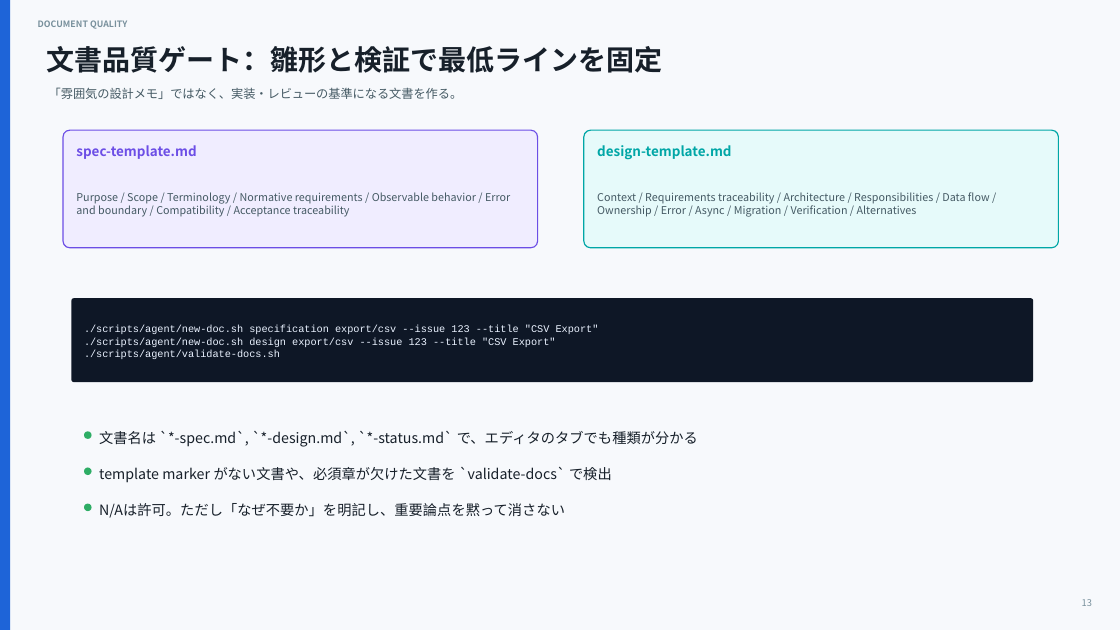
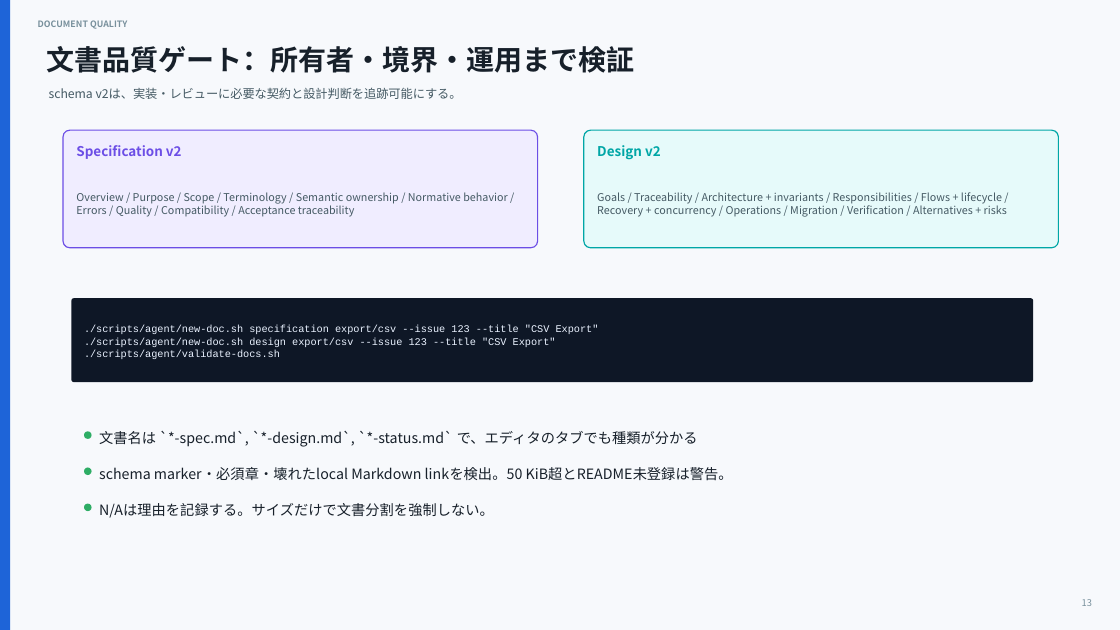
Before and after one commit to puchinya/ai-agent-project-template, a slide deck: slide 13 of docs/presentations/ai-agent-project-template-introduction.pptx. Drawn at 1120x630 pixels with LibreOffice and Linux fonts; fonts in the diff are those of the drawing. Boxes give left, top, right and bottom in pixels: in the first picture for what was removed or moved away, otherwise in the second. Text is boxed around its words. In the diff, an @@ line names an element or a change of style, - is before the commit and + after.

Commit message:
Upgrade specification and design documentation standards (#2)
* Upgrade spec and design documentation standards

* Fix documentation migration review findings

* Manage shared agent tooling spec template

```diff
--- a/docs/presentations/ai-agent-project-template-introduction.pptx
+++ b/docs/presentations/ai-agent-project-template-introduction.pptx
@@ text at [46, 46, 634, 73]: text changed @@
-文書品質ゲート：雛形と検証で最低ラインを固定
+文書品質ゲート：所有者・境界・運用まで検証
@@ text at [49, 87, 462, 99]: text changed @@
-「雰囲気の設計メモ」ではなく、実装・レビューの基準になる文書を作る。
+schema v2は、実装・レビューに必要な契約と設計判断を追跡可能にする。
@@ text at [76, 145, 182, 159]: text changed @@
-spec-template.md
+Specification v2
@@ text at [597, 145, 661, 160]: text changed @@
-design-template.md
+Design v2
@@ text at [76, 192, 508, 217]: text changed @@
-Purpose / Scope / Terminology / Normative requirements / Observable behavior / Error and boundary / Compatibility / Acceptance traceability
+Overview / Purpose / Scope / Terminology / Semantic ownership / Normative behavior / Errors / Quality / Compatibility / Acceptance traceability
@@ text at [597, 192, 1007, 217]: text changed @@
-Context / Requirements traceability / Architecture / Responsibilities / Data flow / Ownership / Error / Async / Migration / Verification / Alternatives
+Goals / Traceability / Architecture + invariants / Responsibilities / Flows + lifecycle / Recovery + concurrency / Operations / Migration / Verification / Alternatives + risks
@@ text at [99, 467, 733, 481]: text changed @@
-template marker がない文書や、必須章が欠けた文書を `validate-docs` で検出
+schema marker・必須章・壊れたlocal Markdown linkを検出。50 KiB超とREADME未登録は警告。
@@ text at [99, 503, 494, 518]: text changed @@
-N/Aは許可。ただし「なぜ不要か」を明記し、重要論点を黙って消さない
+N/Aは理由を記録する。サイズだけで文書分割を強制しない。
```
Also in this commit, not shown: 14 other slides changed, 20 other files.
